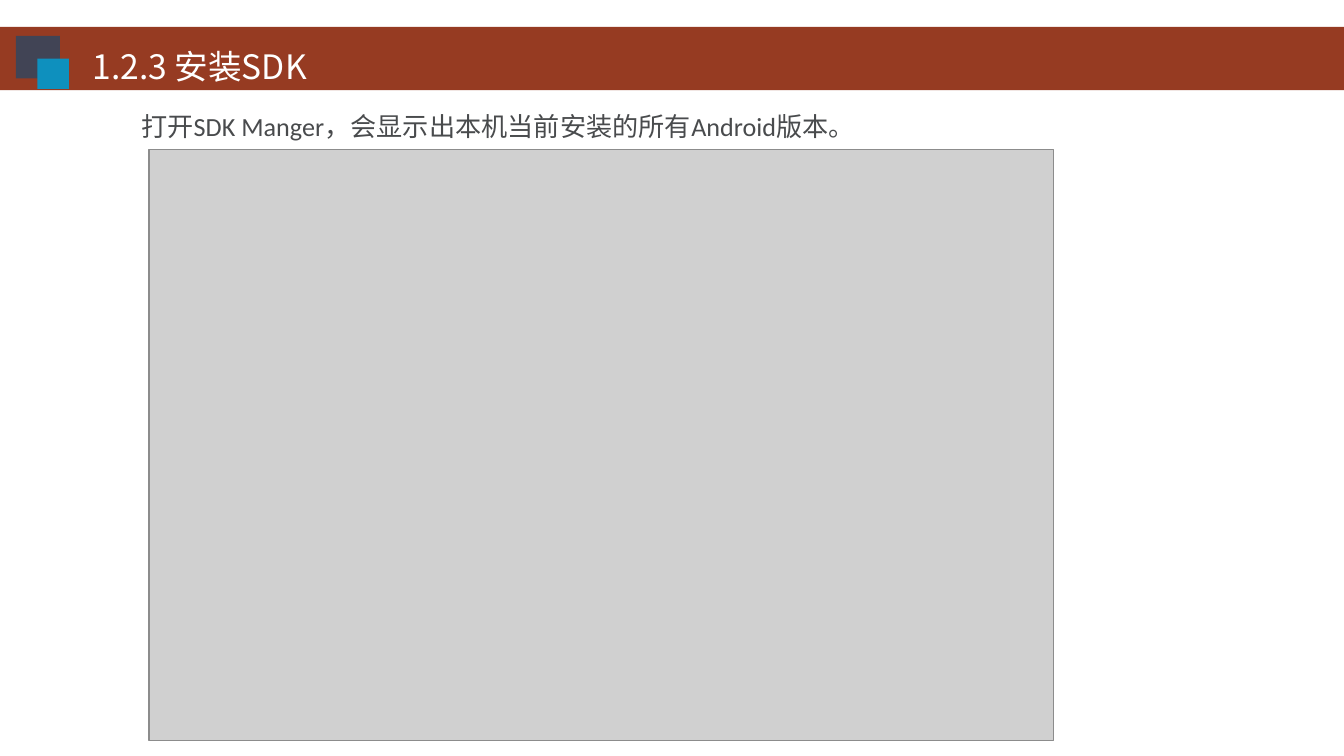
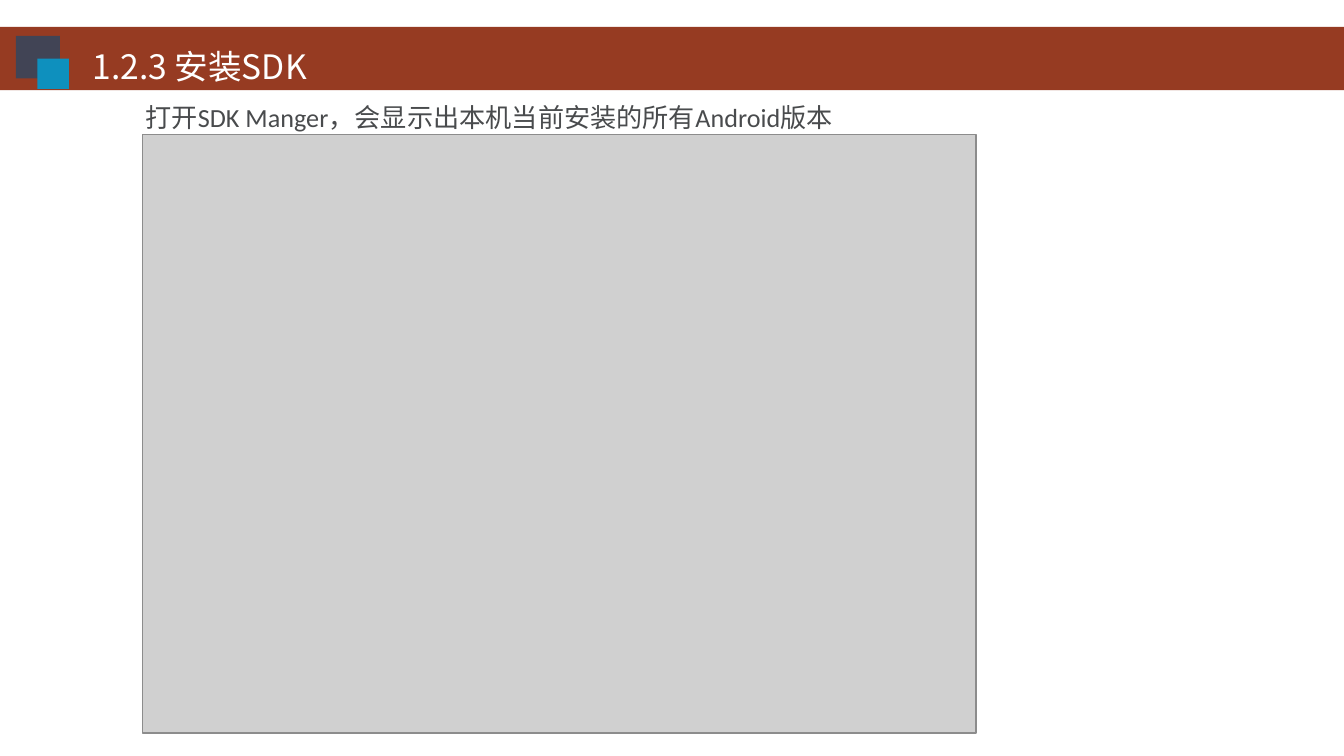
Before and after one commit to HBU/Android-PPT, a slide deck: slide 9 of 01.0 -- 配置环境 -- 第01章.pptx. Drawn at 1344x756 pixels with LibreOffice and Linux fonts; fonts in the diff are those of the drawing; grey boxes stand for pictures; background and template pictures are left out. Boxes give left, top, right and bottom in pixels: in the first picture for what was removed or moved away, otherwise in the second. Text is boxed around its words. In the diff, an @@ line names an element or a change of style, - is before the commit and + after.

Commit message:
01

```diff
--- a/01.0 -- 配置环境 -- 第01章.pptx
+++ b/01.0 -- 配置环境 -- 第01章.pptx
@@ text at (145,105,832,132): text changed @@
-打开SDK Manger，会显示出本机当前安装的所有Android版本。
+打开SDK Manger，会显示出本机当前安装的所有Android版本
@@ picture: place and size @@
-picture at (149,149,1054,741)
+picture at (142,134,976,732)
```
Also in this commit, not shown: 1 other slide changed, 1 slide removed.
